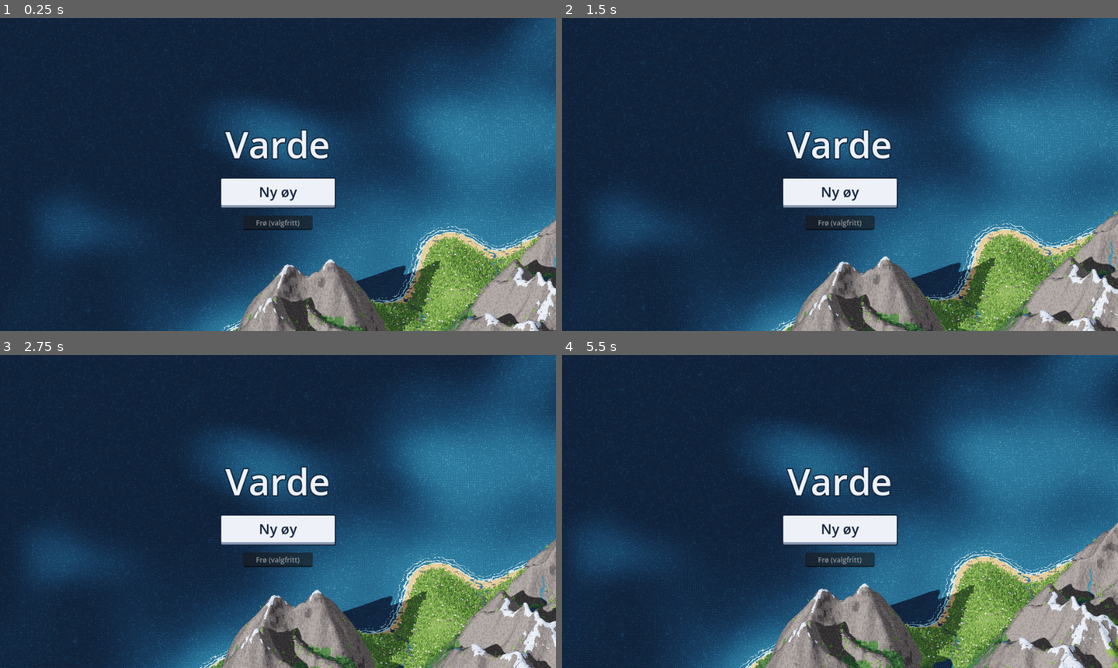
Above: before the commit, frames 1-4 (two rows, left to right).
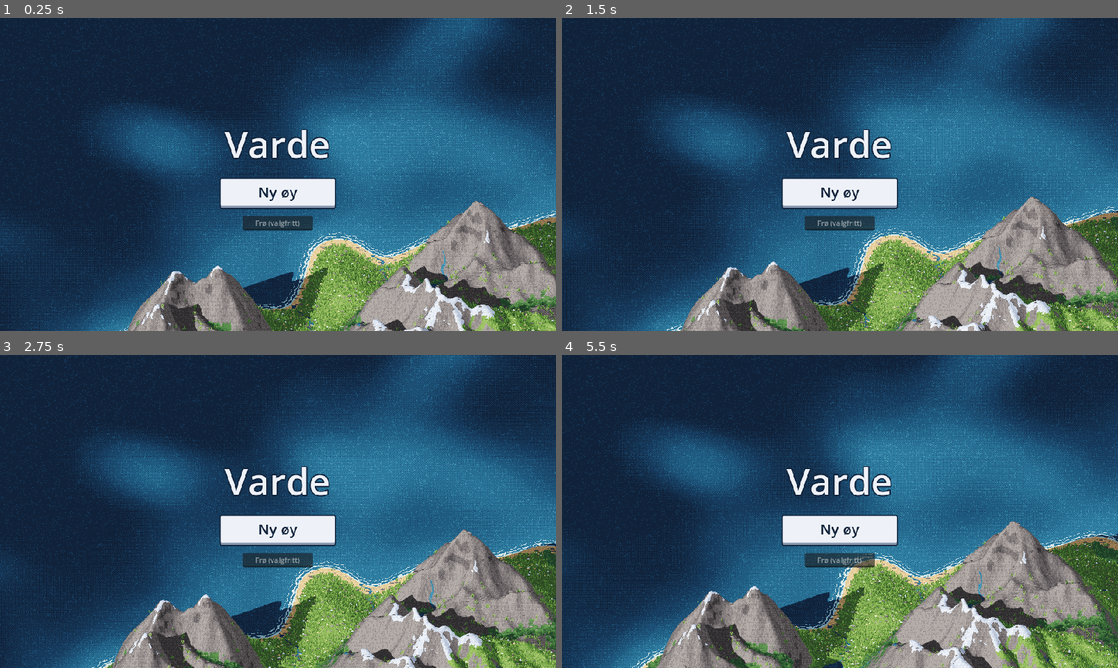
Above: after the commit, the same moments.

Repository: stommeras/varde
Game: Godot game, scene res://game/title_screen.tscn
Same seed, same stepped clock (60 frames per second), same inputs: the game is played once before the commit and once after it.
Inputs (mouse positions are in pixels of both pictures, inside the frame that each line leads up to):
- Up to frame 1 (0.25 s): no input
- Up to frame 2 (1.5 s): drag from (840, 174) to (895, 105) at 0.52 s; drag from (728, 190) to (812, 237) at 1.27 s
- Up to frame 3 (2.75 s): move the mouse to (333, 442) at 2.02 s; hold D (move_right) from 2.03 s (still down); tap 1 at 2.1 s
- Up to frame 4 (5.5 s): release D (move_right) at 2.75 s; drag from (812, 574) to (673, 464) at 2.77 s; move the mouse to (1006, 558) at 3.52 s; hold A (move_left) 3.53-4.25 s; hold E (survey) 3.53-4.25 s; drag from (673, 464) to (756, 433) at 4.27 s; move the mouse to (867, 511) at 5.02 s; hold S (move_down) from 5.03 s (still down); tap 1 at 5.1 s; click (867, 511) at 5.17 s

The runs differ from the first frame. In frame 1, 56% of the frame differs, in the area x 0-100%, y 0-100%; in frame 2, 57%; in frame 3, 58%; in frame 4, 62%.

Commit message:
feat: fade the title still into the live island
The still backdrop couldn't animate the water, or anything added later. The
title screen still shows it on the first frame, but now generates the "varde"
island in the background as before, and fades the still out over the live
terrain at the same pan position once it's ready. Later title screens show
the island live at once.

The still now covers the whole grid from a fixed corner, so the backdrop maps
image pixels to camera focus without extra data. The view starts further in,
so a launch opens with land on screen. The render script also checks that
the PNG saved and allows for any camera tilt when placing the top edge.

Co-Authored-By: Claude Opus 5.5 <noreply@anthropic.com>

Diff:
--- a/game/backdrop.gd
+++ b/game/backdrop.gd
@@ -1,32 +1,73 @@
 class_name Backdrop
 extends Sprite2D
-## The island behind the title screen, a still image that game/render_backdrop.gd rendered ahead of
-## time, so the title screen shows it from the first frame. The view starts at a random edge of the
+## The island behind the title screen. A still image that game/render_backdrop.gd rendered ahead of
+## time shows from the first frame, while the same island generates on a background thread. Once it
+## is ready, the still fades out over the live terrain, with its moving water, at the same spot. Later
+## title screens reuse the island and show it live at once. The view starts at a random edge of the
 ## island, pans in toward the middle, and turns back in a slow arc whenever it drifts out past the
-## land, so it never settles on open sea.
+## land, so it doesn't drift off over open sea.
 
-const IMAGE: Texture2D = preload("res://game/backdrop.png")
-## Screen pixels the view moves per second. 10 is about 4 cells a second at the image's zoom of 256.
-## Raising it makes the drift livelier, lowering it calmer.
+## Text the seed comes from, as if typed into the seed field. Chosen by eye from frames of a few
+## candidates.
+const SEED_TEXT: String = "varde"
+## Cells of ground from the top to the bottom of the screen. Far above the game's zoom, so the island
+## reads as a whole. Raising it shows more island, smaller. Render the image again after changing it.
+const ZOOM: float = 256.0
+const IMAGE_PATH: String = "res://game/backdrop.png"
+## Screen pixels the view moves per second. 10 is about 4 cells a second at zoom 256. Raising it makes
+## the drift livelier, lowering it calmer.
 const SPEED: float = 10.0
 ## How fast the view turns back once it's past the land, as a share of the remaining turn per second.
 ## Raising it makes tighter turns, lowering it wider arcs that show more sea.
 const TURN: float = 0.3
-## Screen pixels inside the image's edge where the turn begins, so the arc ends before the view runs
-## off the image. Lowering it reaches further out but risks showing the edge.
-const TURN_MARGIN: float = 200.0
+## Screen pixels inside the farthest the view can go where the turn begins, and where the view starts.
+## The image covers the whole grid, and its outer part is open sea. At 400 the first frame of a launch
+## has land on screen, and the arc ends before the view runs off the image. Lowering it starts further
+## out over more sea, raising it keeps the view on a smaller middle part of the island.
+const TURN_MARGIN: float = 400.0
 ## Radians the first heading may miss the middle by, so each launch takes a different line.
 const AIM_SPREAD: float = 0.4
+## Seconds the still takes to fade out over the live island.
+const FADE_SECONDS: float = 1.0
 
+# ponytail: holds the island and its meshes, about 40 MB, through every run. Rebuild them on return to
+# the title screen if memory gets tight, as on the web.
+static var _island: IslandData
+static var _meshes: Array[ArrayMesh]
+
+var _terrain := IslandTerrain.new()
+var _camera := GameCamera.new()
+var _loader := IslandLoader.new()
 ## The image pixel in the middle of the screen.
 var _center: Vector2
 ## Radians, as Vector2.angle() gives them.
 var _heading: float
 
 
+## Cells of ground one image pixel covers, across and down, for a screen screen_height pixels tall.
+## Ground along z shows cos(tilt) as long on screen, so a pixel down covers more of it.
+static func pixel_cells(screen_height: float) -> Vector2:
+	var tilt: float = deg_to_rad(GameCamera.TILT_DEGREES)
+	var across: float = ZOOM * cos(tilt) / screen_height
+	return Vector2(across, across / cos(tilt))
+
+
+## The ground at sea level under the image's top left corner, as x and z in cells. The image covers
+## the grid, and its top reaches a summit's height times tan(tilt) further north, since high ground
+## shows that much north of its cell. Snapped to the camera's pixel grid, so the live view lines up
+## with the image.
+static func top_left(screen_height: float) -> Vector2:
+	var tilt: float = deg_to_rad(GameCamera.TILT_DEGREES)
+	return Vector2(0.0, snappedf(-IslandTerrain.SUMMIT_HEIGHT * tan(tilt), pixel_cells(screen_height).y))
+
+
 func _ready() -> void:
-	texture = IMAGE
+	texture = load(IMAGE_PATH)
 	centered = false
+	_camera.zoom = ZOOM
+	add_child(_terrain)
+	add_child(_camera)
+	add_child(Sun.new())
 	var steer: Rect2 = _inside().grow(-TURN_MARGIN)
 	var middle: Vector2 = steer.get_center()
 	# A point far out in a random direction, pulled back onto the edge of the turning box.
@@ -34,6 +75,14 @@
 	_center = far.clamp(steer.position, steer.end)
 	_heading = (middle - _center).angle() + randf_range(-AIM_SPREAD, AIM_SPREAD)
 	_place()
+	if _island != null:
+		self_modulate.a = 0.0
+		_show()
+		return
+	_loader.quiet = true
+	_loader.loaded.connect(_on_loaded)
+	add_child(_loader)
+	_loader.start(IslandLoader.seed_from(SEED_TEXT))
 
 
 func _process(delta: float) -> void:
@@ -47,11 +96,28 @@
 # Where the middle of the screen can go with the whole screen still on the image.
 func _inside() -> Rect2:
 	var screen: Vector2 = get_viewport_rect().size
-	return Rect2(screen / 2.0, IMAGE.get_size() - screen)
+	return Rect2(screen / 2.0, texture.get_size() - screen)
 
 
 func _place() -> void:
 	var inside: Rect2 = _inside()
 	_center = _center.clamp(inside.position, inside.end)
-	# Whole pixels, so the dither pattern doesn't shimmer.
-	position = (get_viewport_rect().size / 2.0 - _center).round()
+	var screen: Vector2 = get_viewport_rect().size
+	# Whole pixels, so the dither pattern doesn't shimmer. The camera snaps itself.
+	position = (screen / 2.0 - _center).round()
+	var ground: Vector2 = top_left(screen.y) + _center * pixel_cells(screen.y)
+	_camera.focus = Vector3(ground.x, 0.0, ground.y)
+	_camera.place()
+
+
+func _on_loaded(island: IslandData, meshes: Array[ArrayMesh], _msec: int) -> void:
+	_island = island
+	_meshes = meshes
+	_show()
+	create_tween().tween_property(self, "self_modulate:a", 0.0, FADE_SECONDS)
+
+
+func _show() -> void:
+	_terrain.show_island(_meshes, _island)
+	# The backdrop shows the whole island, with no fog.
+	_terrain.knowledge.mark_all(Knowledge.Level.SURVEYED, Knowledge.LONG_AGO)
--- a/game/render_backdrop.gd
+++ b/game/render_backdrop.gd
@@ -1,17 +1,10 @@
 extends SceneTree
-## Renders the title screen's backdrop into game/backdrop.png: the island from seed "varde" as the
-## game camera shows it at zoom 256, so the title screen loads without generating anything. The image
-## goes stale when the generator or the look changes, so run this again then. It needs a window,
-## since headless Godot draws nothing:
+## Renders the title screen's still backdrop into Backdrop.IMAGE_PATH: the island from
+## Backdrop.SEED_TEXT as the game camera shows it at Backdrop.ZOOM, over the whole grid from
+## Backdrop.top_left(). The title screen shows it while the live island generates, so render it again
+## after a change to the generator or the look. It needs a window, since headless Godot draws nothing:
 ##     godot -s game/render_backdrop.gd
 
-## Text the seed comes from, as if typed into the seed field. Chosen by eye from frames of a few
-## candidates.
-const SEED_TEXT: String = "varde"
-## Cells of ground from the top to the bottom of the screen. Far above the game's zoom, so the island
-## reads as a whole and the pan crosses it in a few minutes. Raising it shows more island, smaller.
-const ZOOM: float = 256.0
-const OUTPUT: String = "res://game/backdrop.png"
 ## Frames to wait before reading the views, so the knowledge texture and the shadows are in place.
 const SETTLE_FRAMES: int = 10
 
@@ -24,53 +17,32 @@
 
 func _initialize() -> void:
 	RenderingServer.set_default_clear_color(Ramps.RAMPS[Ramps.Terrain.WATER][0])
-	var island: IslandData = IslandGenerator.generate(IslandLoader.seed_from(SEED_TEXT))
+	var island: IslandData = IslandGenerator.generate(IslandLoader.seed_from(Backdrop.SEED_TEXT))
 	var terrain := IslandTerrain.new()
 	root.add_child(terrain)
 	terrain.show_island(TerrainMesh.build(island), island)
 	terrain.knowledge.mark_all(Knowledge.Level.SURVEYED, Knowledge.LONG_AGO)
 	root.add_child(Sun.new())
 
-	# The land's bounding box in cells, islets too.
-	var low := Vector2i(IslandData.SIZE, IslandData.SIZE)
-	var high := Vector2i.ZERO
-	for i: int in island.height.size():
-		if island.height[i] > 0.0:
-			var cell := Vector2i(i % IslandData.SIZE, i / IslandData.SIZE)
-			low = low.min(cell)
-			high = high.max(cell)
-
 	# The image is a grid of screens, each from its own camera. All of them render in the same frame,
-	# so the moving foam and ripples meet at the seams. The middle of the corner screens sits on the
-	# box's corners, so the image reaches half a screen past the land on every side. The top reaches
-	# a summit's height further, since high ground shows that much north of its cell.
+	# so the moving foam and ripples meet at the seams. Past the grid's edge there is no sea, only the
+	# clear color with a hard edge against the shallows, so the image stops at the grid.
 	var screen: Vector2i = root.content_scale_size
-	var tilt: float = deg_to_rad(GameCamera.TILT_DEGREES)
-	var pixel: float = ZOOM * cos(tilt) / screen.y
-	# One screen is ZOOM cells of flat ground tall, and that across.
-	var step := Vector2(pixel * screen.x, ZOOM)
-	# Snapped to the camera's pixel grid, so every camera's own snap keeps the same offset and the
-	# screens join without a gap or an overlap. Ground along z shows cos(tilt) as long on screen.
-	var origin := Vector2(snappedf(low.x, pixel), snappedf(low.y - IslandTerrain.SUMMIT_HEIGHT, pixel / cos(tilt)))
-	_cols = ceili((high.x - origin.x) / step.x) + 1
-	var rows: int = ceili((high.y - origin.y) / step.y) + 1
-	# The screens reach up to a whole screen past the land, and past the grid's edge there is no sea,
-	# only the clear color with a hard edge against the shallows. The image keeps half a screen around
-	# the land, inside the grid.
-	var corner_low := Vector2(maxf(low.x - step.x / 2.0, 0.0), maxf(origin.y - step.y / 2.0, 0.0))
-	var corner_high := Vector2(minf(high.x + step.x / 2.0, IslandData.SIZE), minf(high.y + step.y / 2.0, IslandData.SIZE))
-	# Cells from the first screen's middle to pixels from the image's top left corner.
-	var to_pixels := func(cell: Vector2) -> Vector2i:
-		return Vector2i(((cell - origin) * Vector2(1.0, cos(tilt)) / pixel + Vector2(screen) / 2.0).round())
-	_crop = Rect2i(to_pixels.call(corner_low), Vector2i.ZERO).expand(to_pixels.call(corner_high))
+	var cells: Vector2 = Backdrop.pixel_cells(screen.y)
+	var corner: Vector2 = Backdrop.top_left(screen.y)
+	var size := Vector2i((Vector2(IslandData.SIZE, IslandData.SIZE) - corner) / cells)
+	_crop = Rect2i(Vector2i.ZERO, size)
+	_cols = ceili(float(size.x) / screen.x)
+	var rows: int = ceili(float(size.y) / screen.y)
 	for row: int in rows:
 		for col: int in _cols:
 			var view := SubViewport.new()
 			view.size = screen
 			view.render_target_update_mode = SubViewport.UPDATE_ALWAYS
 			var camera := GameCamera.new()
-			camera.zoom = ZOOM
-			camera.focus = Vector3(origin.x + col * step.x, 0.0, origin.y + row * step.y)
+			camera.zoom = Backdrop.ZOOM
+			var middle: Vector2 = corner + (Vector2(col, row) + Vector2(0.5, 0.5)) * Vector2(screen) * cells
+			camera.focus = Vector3(middle.x, 0.0, middle.y)
 			view.add_child(camera)
 			root.add_child(view)
 			_views.append(view)
@@ -92,6 +64,9 @@
 		shot.convert(Image.FORMAT_RGB8)
 		image.blit_rect(shot, Rect2i(Vector2i.ZERO, screen), Vector2i(i % _cols, i / _cols) * screen)
 	image = image.get_region(_crop)
-	image.save_png(ProjectSettings.globalize_path(OUTPUT))
-	print("Saved %s, %d×%d" % [OUTPUT, image.get_width(), image.get_height()])
+	var error: Error = image.save_png(ProjectSettings.globalize_path(Backdrop.IMAGE_PATH))
+	if error != OK:
+		push_error("Couldn't save %s: %s" % [Backdrop.IMAGE_PATH, error_string(error)])
+		return true
+	print("Saved %s, %d×%d" % [Backdrop.IMAGE_PATH, image.get_width(), image.get_height()])
 	return true
Binary file changed: game/backdrop.png
Not shown, changed: SPEC.md
